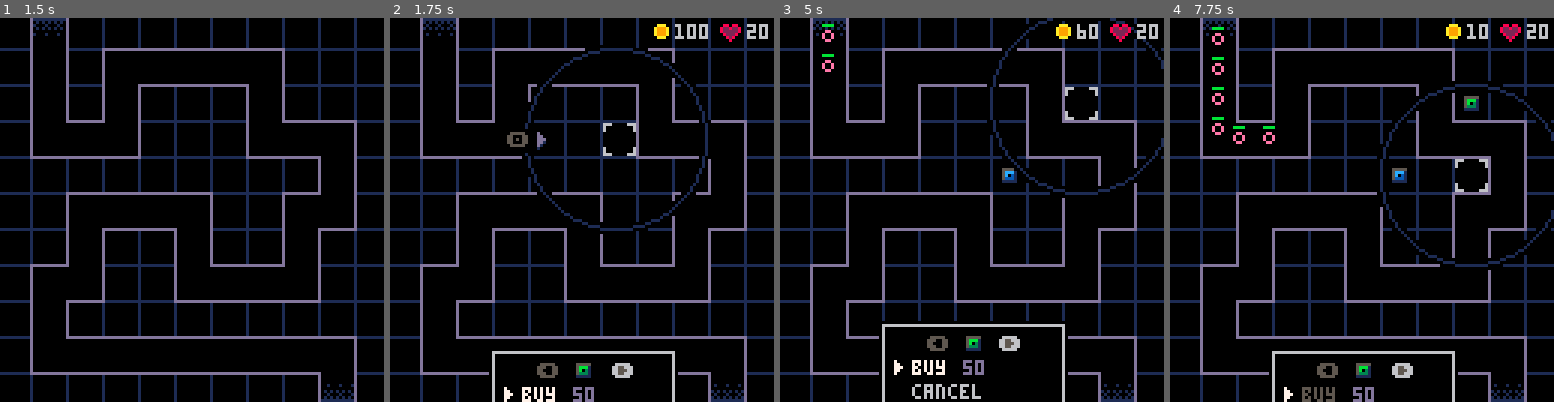
Above: before the commit, frames 1-4 (left to right).
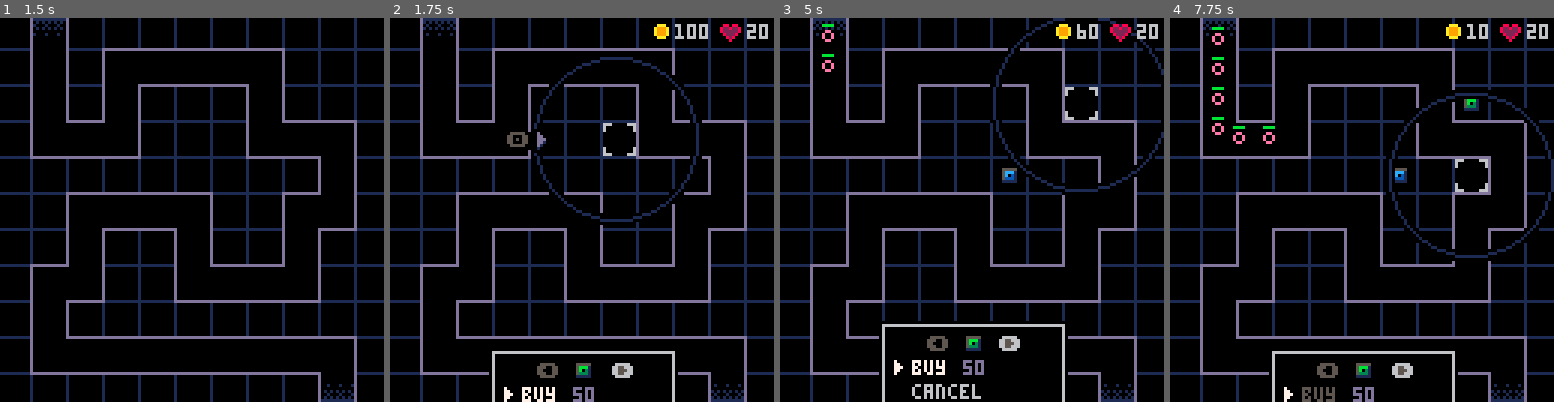
Above: after the commit, the same moments.

Repository: beardedsakimonkey/pixel_td.p8
Game: PICO-8 cartridge pixel_td.p8
Same seed, same stepped clock (60 frames per second), same inputs: the game is played once before the commit and once after it.
Inputs:
- Up to frame 1 (1.5 s): tap X (X key) at 0.33, 1.07 s; tap O (Z key) at 0.7 s
- Up to frame 2 (1.75 s): hold Right from 1.6 s (still down); tap O (Z key) at 1.7 s
- Up to frame 3 (5 s): tap X (X key) at 1.85, 2.97, 4.08 s; release Right at 2.1 s; tap O (Z key) every 0.4 s from 2.1 to 4.9 s; hold Up 2.15-2.42 s; hold Right 2.47-3.03 s; hold Left 3.08-3.58 s; hold Down 3.63-3.97 s; hold Right 4.02-4.68 s; hold Up from 4.73 s (still down)
- Up to frame 4 (7.75 s): release Up at 5.03 s; hold Left 5.08-5.68 s; tap X (X key) at 5.2, 6.32, 7.43 s; tap O (Z key) every 0.4 s from 5.3 to 7.7 s; hold Down 5.73-6.03 s; hold Right 6.08-6.58 s; hold Right 6.63-7.13 s; hold Up 7.18-7.45 s; hold Right from 7.5 s (still down)

Frame 1 is identical in both runs. In frame 2, 2.2% of the frame differs, in the area x 34-84%, y 7-57%; in frame 3, 1.8%; in frame 4, 2.2%.

Commit message:
animate tower range

Diff:
--- a/menu.lua
+++ b/menu.lua
@@ -1,6 +1,42 @@
 buy_menu = nil
 upg_menu = nil
 bonus_menu = nil
+
+-- Tower range -----------------------------------------------------------------
+
+range = nil
+range_v = 0
+
+local function draw_range(x, y, range)
+    for x_off in all({-1, 0, 1}) do
+        for y_off in all({-1, 0, 1}) do
+            circ(x+x_off, y+y_off, range, Black)
+        end
+    end
+    circ(x, y, range, DarkBlue)
+end
+
+function draw_tower_ranges()
+    if upg_menu.is_open then
+        local twr = find_sel_tower()
+        if twr then
+            draw_range(twr.x, twr.y, range)
+        end
+    elseif buy_menu.is_open then
+        draw_range(sel.x+6, sel.y+6, range)
+    end
+end
+
+function get_range()
+    local twr = find_sel_tower()
+    if twr then -- upgrade menu
+        return get_twr_range(twr)
+    else -- buy menu
+        return get_twr_range({range = tower_cfg[buy_menu.sel_twr].range})
+    end
+end
+
+-- Menu ------------------------------------------------------------------------
 
 local Menu = {}
 
@@ -47,6 +83,14 @@
         damping = 12,
         mass = 0.25,
     })
+    if m.is_open then
+        range, range_v = spring(range, get_range(), range_v, {
+            stiffness = 220,
+            damping = 9,
+            mass = 0.2,
+            precision = 0.2,
+        })
+    end
 end
 
 function Menu.handle_btn(m)
@@ -72,6 +116,8 @@
 function Menu.open(m)
     m.is_open = true
     m.cur_idx = 1
+    range = flr(get_range() * 0.66)
+    range_v = 0
 end
 
 function init_menus()
@@ -253,26 +299,3 @@
     add(bonuses, 'RANGE')
     bonus_rng += 0.1
 end
-
--- Tower range -----------------------------------------------------------------
-
-local function draw_range(x, y, range)
-    for x_off in all({-1, 0, 1}) do
-        for y_off in all({-1, 0, 1}) do
-            circ(x+x_off, y+y_off, range, Black)
-        end
-    end
-    circ(x, y, range, DarkBlue)
-end
-
-function draw_tower_ranges()
-    if upg_menu.is_open then
-        local twr = find_sel_tower()
-        if twr then
-            draw_range(twr.x, twr.y, get_twr_range(twr))
-        end
-    elseif buy_menu.is_open then
-        local range = get_twr_range({range = tower_cfg[buy_menu.sel_twr].range})
-        draw_range(sel.x+6, sel.y+6, range)
-    end
-end
--- a/util.lua
+++ b/util.lua
@@ -60,7 +60,7 @@
 
 -- Based on https://github.com/chenglou/react-motion/blob/master/src/stepper.js
 function spring(cur_pos, dst_pos, cur_vel, cfg)
-    local s = cfg.stiffness or 180 -- more stiffness = more bounce
+    local s = cfg.stiffness or 180 -- more stiffness = snappier, more bounce
     local d = cfg.damping or 12
     local m = cfg.mass or 1        -- more mass = more inertia
     local p = cfg.precision or 0.01
